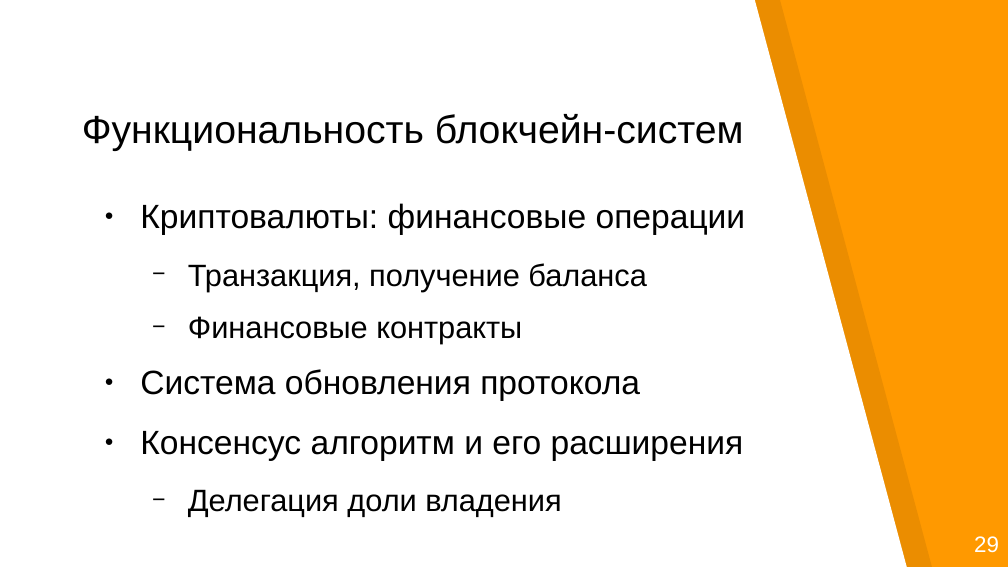
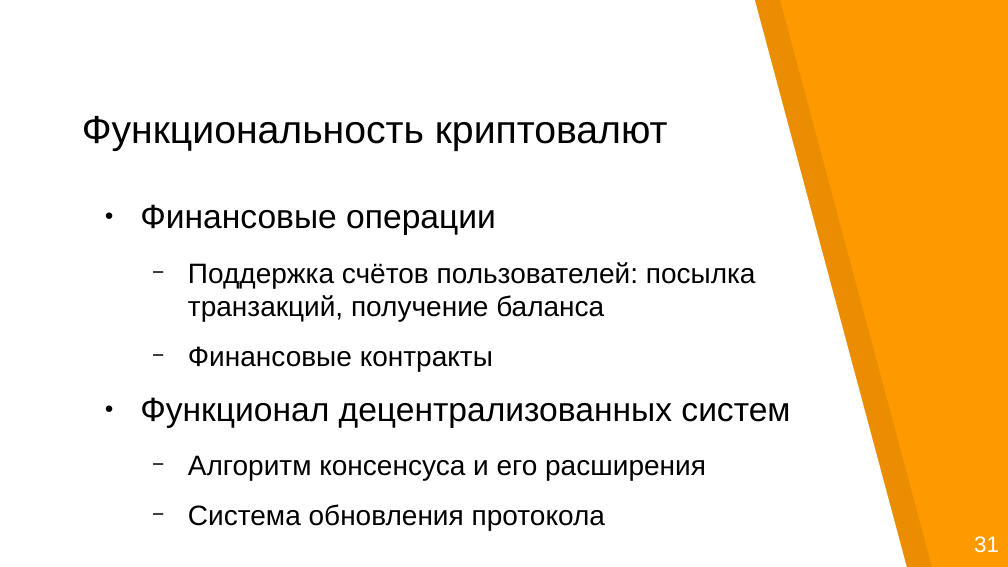
Before and after one commit to georgeee/itmo-master-thesis, a slide deck: slide 4 of presentation.odp. Drawn at 1008x567 pixels with LibreOffice and Linux fonts; fonts in the diff are those of the drawing. Boxes give left, top, right and bottom in pixels: in the first picture for what was removed or moved away, otherwise in the second. Text is boxed around its words. In the diff, an @@ line names an element or a change of style, - is before the commit and + after.

```diff
--- a/presentation.odp
+++ b/presentation.odp
@@ title at bbox=[82, 116, 668, 151]: text changed @@
-Функциональность блокчейн-систем
+Функциональность криптовалют
@@ text at bbox=[140, 204, 756, 322]: text changed; size 24 to 20 pt @@
-● Криптовалюты: финансовые операции
-  − Транзакция, получение баланса
+● Финансовые операции
+  − Поддержка счётов пользователей: посылка транзакций, получение баланса
@@ text at bbox=[188, 346, 605, 530]: size 22 to 20 pt in "Финансовые контракты"; size 24 to 20 pt in "Система обновления протокола"; bullet ● to −; list level 1 to 2 in "Система обновления протокола" @@
@@ text at bbox=[140, 397, 790, 481]: paragraphs added @@
+● Функционал децентрализованных систем
+  − Алгоритм консенсуса и его расширения
@@ text at bbox=[140, 431, 744, 517]: paragraphs removed @@
-● Консенсус алгоритм и его расширения
-  − Делегация доли владения
@@ text at bbox=[974, 536, 999, 553]: text changed @@
-29
+31
```
Also in this commit, not shown: 24 other slides changed, 4 slides added, 2 slides removed.
